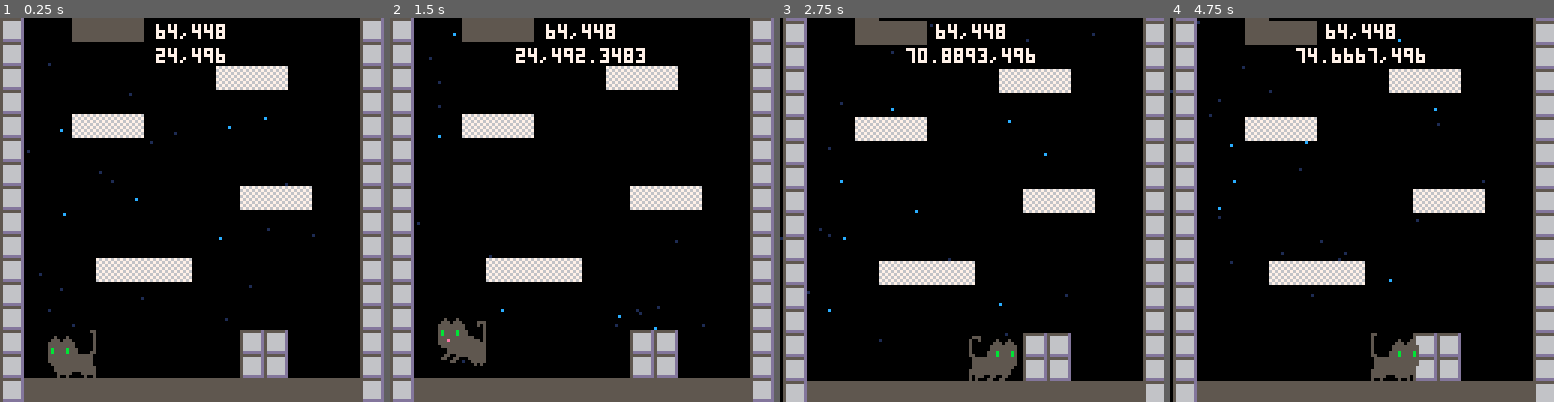
Above: before the commit, frames 1-4 (left to right).
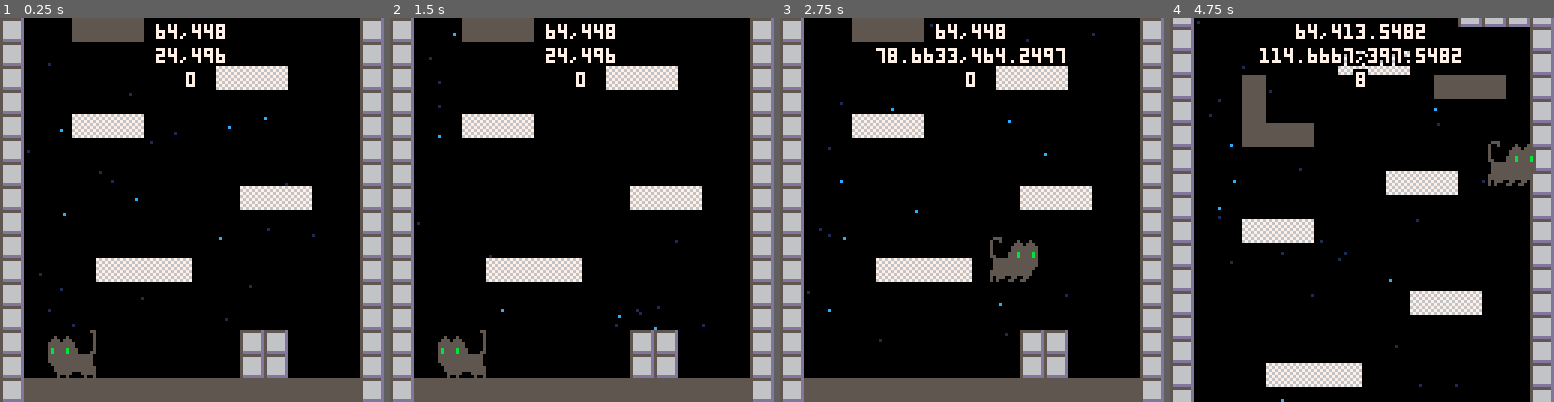
Above: after the commit, the same moments.

Repository: nicholasmueller76/Saturns-Rings
Game: PICO-8 cartridge saturns_rings.p8
The game is run twice, just before and just after one commit, with the same random seed, the same clock (stepped at 60 frames per second) and the same inputs.
Inputs:
- Up to frame 1 (0.25 s): no input
- Up to frame 2 (1.5 s): tap X (X key) at 0.33, 1.07 s; tap O (Z key) at 0.7 s
- Up to frame 3 (2.75 s): hold Right 1.6-2.1 s; tap O (Z key) at 1.7, 2.1, 2.5 s; tap X (X key) at 1.85 s; hold Right from 2.47 s (still down)
- Up to frame 4 (4.75 s): tap O (Z key) every 0.4 s from 2.9 to 4.5 s; tap X (X key) at 2.97, 4.08 s; release Right at 3.03 s; hold Left 3.08-3.58 s; hold Down 3.63-3.97 s; hold Right 4.02-4.68 s

The runs differ from the first frame. In frame 1, less than 0.1% of the frame differs, in the area x 48-51%, y 14-18%; in frame 2, 1.8%; in frame 3, 14%; in frame 4, 32%, in the area x 0-100%, y 0-100%.

Commit message:
world's worst dash
it's kinda more like a double jump right now but whatever

Diff:
--- a/main.lua
+++ b/main.lua
@@ -30,6 +30,8 @@
 --state. use this instead of
 --_init()
 function reset()
+    --remove delay for btnp
+    poke(0X5f5c, 255)
     ticks=0
     p1=m_player(24,496)
     p1:set_anim("walk")
@@ -52,8 +54,6 @@
     objs.interact()
     p1:update()
     cam:update()
-    --demo camera shake
-    if(btnp(4))cam:shake(15,2)
 end
 
 function _draw()
@@ -67,4 +67,5 @@
     camera(0,0)
     printc(cam.pos.x..","..cam.pos.y,64,4,7,0,0)
     printc(p1.x..","..p1.y,64,12,7,0,0)
+    printc(tostr(p1.dash_hold_time),64,20,7,0,0)
 end
--- a/player.lua
+++ /dev/null
@@ -1,301 +0,0 @@
--->8
---player functions
-
---make the player
-function m_player(x,y)
-
-  --todo: refactor with m_vec.
-  local p=
-  {
-    x=x,
-    y=y,
-
-    dx=0,
-    dy=0,
-
-    w=16,
-    h=16,
-
-    max_dx=1,--max x speed
-    max_dy=2,--max y speed
-
-    max_dash_dx=6,--max x speed while dashing
-    max_dash_dy=6,--max y speed while dashing
-
-    jump_speed=-1.75,--jump velocity
-    acc=0.05,--acceleration
-    dcc=0.8,--decceleration
-    air_dcc=1,--air decceleration
-    grav=0.15,
-
-    dash_speed=4,--dash velocity
-    can_dash = true,
-
-    --helper for more complex
-    --button press tracking.
-    --todo: generalize button index.
-    jump_button=
-    {
-        update=function(self)
-            --start with assumption
-            --that not a new press.
-            self.is_pressed=false
-            if btn(5) then
-                if not self.is_down then
-                    self.is_pressed=true
-                end
-                self.is_down=true
-                self.ticks_down+=1
-            else
-                self.is_down=false
-                self.is_pressed=false
-                self.ticks_down=0
-            end
-        end,
-        --d
-        is_pressed=false,--pressed this frame
-        is_down=false,--currently down
-        ticks_down=0,--how long down
-    },
-
-    jump_hold_time=0,--how long jump is held
-    min_jump_press=5,--min time jump can be held
-    max_jump_press=15,--max time jump can be held
-
-    jump_btn_released=true,--can we jump again?
-    grounded=false,--on ground
-
-    airtime=0,--time since grounded
-
-    dash_button=
-    {
-        update=function(self)
-            --start with assumption
-            --that not a new press.
-            self.is_pressed=false
-            if btn(4) then
-                if not self.is_down then
-                    self.is_pressed=true
-                end
-                self.is_down=true
-                self.ticks_down+=1
-            else
-                self.is_down=false
-                self.is_pressed=false
-                self.ticks_down=0
-            end
-        end,
-        --d
-        is_pressed=false,--pressed this frame
-        is_down=false,--currently down
-        ticks_down=0,--how long down
-    },
-
-    --animation definitions.
-    --use with set_anim()
-    anims=
-    {
-        ["stand"]=
-        {
-            ticks=30,--how long is each frame shown.
-            frames={1,3,5},--what frames are shown.
-        },
-        ["walk"]=
-        {
-            ticks=5,
-            frames={7,37},
-        },
-        ["jump"]=
-        {
-            ticks=15,
-            frames={37,39},
-        },
-        ["slide"]=
-        {
-            ticks=11,
-            frames={35,39},
-        },
-    },
-
-    curanim="walk",--currently playing animation
-    curframe=1,--curent frame of animation.
-    animtick=0,--ticks until next frame should show.
-    flipx=false,--show sprite be flipped.
-
-    --request new animation to play.
-    set_anim=function(self,anim)
-      if(anim==self.curanim)return--early out.
-      local a=self.anims[anim]
-      self.animtick=a.ticks--ticks count down.
-      self.curanim=anim
-      self.curframe=1
-    end,
-
-    --call once per tick.
-    update=function(self)
-
-      --track button presses
-      local bl=btn(0) --left
-      local br=btn(1) --right
-
-      --move left/right
-      if bl==true then
-        self.dx-=self.acc
-        br=false--handle double press
-      elseif br==true then
-        self.dx+=self.acc
-      else
-        if self.grounded then
-          self.dx*=self.dcc
-        else
-          self.dx*=self.air_dcc
-        end
-      end
-
-      --limit walk speed
-      self.dx=mid(-self.max_dx,self.dx,self.max_dx)
-
-      --move in x
-      self.x+=self.dx
-
-      --hit walls
-      collide_side(self)
-
-      --jump buttons
-      self.jump_button:update()
-
-      --jump is complex.
-      --we allow jump if:
-      --    on ground
-      --    recently on ground
-      --    pressed btn right before landing
-      --also, jump velocity is
-      --not instant. it applies over
-      --multiple frames.
-      if self.jump_button.is_down then
-        --is player on ground recently.
-        --allow for jump right after
-        --walking off ledge.
-        local on_ground=(self.grounded or self.airtime<5)
-        --was btn presses recently?
-        --allow for pressing right before
-        --hitting ground.
-        local new_jump_btn=self.jump_button.ticks_down<10
-        --is player continuing a jump
-        --or starting a new one?
-        if self.jump_hold_time>0 or (on_ground and new_jump_btn) then
-          if(self.jump_hold_time==0)sfx(snd.jump)--new jump snd
-          self.jump_hold_time+=1
-          --keep applying jump velocity
-          --until max jump time.
-          if self.jump_hold_time<self.max_jump_press then
-            self.dy=self.jump_speed--keep going up while held
-          end
-        end
-      else
-          self.jump_hold_time=0
-      end
-
-      self.dash_button:update()
-
-      --dash is complex.
-      --dash can be done in midair
-      --but only once before needing to refresh
-      --refresh happens when hitting the ground
-      --also, dash velocity is
-      --not instant. it applies over
-      --multiple frames.
-      if self.dash_button.is_down then
-        --is player on ground recently.
-        --or shortly after walking off ledge.
-        local on_ground=(self.grounded or self.airtime<5)
-        --refresh dash
-        if(on_ground) self.can_dash = true
-        --was btn presses recently?
-        --allow for pressing right before
-        --hitting ground.
-        local new_dash_btn=self.dash_button.ticks_down<10
-        --is player continuing a dash
-        --or starting a new one?
-        if on_ground and new_jump_btn then
-          sfx(snd.jump)--new jump snd
-          --keep applying dash velocity
-          --until max dash time.
-          if self.jump_hold_time<self.max_jump_press then
-            self.dy=self.jump_speed--keep going up while held
-          end
-        end
-      else
-          self.jump_hold_time=0
-      end
-
-      --move in y
-      self.dy+=self.grav
-      self.dy=mid(-self.max_dy,self.dy,self.max_dy)
-      self.y+=self.dy
-
-      --floor
-      if not collide_floor(self) then
-        self:set_anim("jump")
-        self.grounded=false
-        self.airtime+=1
-      end
-
-      --roof
-      collide_roof(self)
-
-      --handle playing correct animation when
-      --on the ground.
-      if self.grounded then
-        if br then
-          if self.dx<0 then
-              --pressing right but still moving left.
-              self:set_anim("slide")
-          else
-              self:set_anim("walk")
-          end
-        elseif bl then
-          if self.dx>0 then
-            --pressing left but still moving right.
-            self:set_anim("slide")
-          else
-            self:set_anim("walk")
-          end
-        else
-          self:set_anim("stand")
-        end
-      end
-
-      --flip
-      if bl then
-        self.flipx=false
-      elseif br then
-        self.flipx=true
-      end
-
-      --anim tick
-      self.animtick-=1
-      if self.animtick<=0 then
-        self.curframe+=1
-        local a=self.anims[self.curanim]
-        self.animtick=a.ticks--reset timer
-        if self.curframe>#a.frames then
-            self.curframe=1--loop
-        end
-      end
-    end,
-
-    --draw the player
-    draw=function(self)
-      local a=self.anims[self.curanim]
-      local frame=a.frames[self.curframe]
-      spr(frame,
-        self.x-(self.w/2),
-        self.y-(self.h/2),
-        self.w/8,self.h/8,
-        self.flipx,
-        false)
-    end,
-  }
-  return p
-end
--- a/saturns_rings.p8
+++ b/saturns_rings.p8
@@ -11,17 +11,13 @@
     dy=0,
     w=16,
     h=16,
-    objs=0,
     max_dx=1,--max x speed
     max_dy=2,--max y speed
-    max_dash_dx=6,--max x speed while dashing
-    max_dash_dy=6,--max y speed while dashing
     jump_speed=-1.75,--jump velocity
     acc=0.05,--acceleration
     dcc=0.8,--decceleration
     air_dcc=1,--air decceleration
     grav=0.15,
-    dash_speed=4,--dash velocity
     jump_button=
     {
         update=function(self)
@@ -45,10 +41,34 @@
     jump_hold_time=0,--how long jump is held
     min_jump_press=5,--min time jump can be held
     max_jump_press=15,--max time jump can be held
-    jump_btn_released=true,--can we jump again?
     grounded=false,--on ground
     airtime=0,--time since grounded
 
+    dash_button=
+    {
+        update=function(self)
+            self.is_pressed=false
+            if btn(4) then
+                if not self.is_down then
+                    self.is_pressed=true
+                end
+                self.is_down=true
+                self.ticks_down+=1
+            else
+                self.is_down=false
+                self.is_pressed=false
+                self.ticks_down=0
+            end
+        end,
+        is_pressed=false,--pressed this frame
+        is_down=false,--currently down
+        ticks_down=0,--how long down
+    },
+    dash_hold_time=0,--how long dash is held
+    max_dash_press=7,--max time dash can be held
+    max_dash_dx=6,--max x speed while dashing
+    max_dash_dy=6,--max y speed while dashing
+    dash_speed=-6,--dash velocity
     anims=
     {
         ["stand"]=
@@ -117,13 +137,34 @@
       else
           self.jump_hold_time=0
       end
+      if btnp(4) and
+      not self.grounded and
+      self.dash_hold_time==0 then
+          cam:shake(15,2)
+      end
+      self.dash_button:update()
+      if self.dash_button.is_down then
+        if not self.grounded then
+          if(self.dash_hold_time==0)sfx(snd.jump)--new jump snd
+          self.dash_hold_time+=1
+          if self.dash_hold_time<self.max_dash_press then
+            self.dy=self.dash_speed
+          end
+        end
+      end
       self.dy+=self.grav
-      self.dy=mid(-self.max_dy,self.dy,self.max_dy)
+      if self.dash_hold_time<0 then
+        self.dy=mid(-self.max_dash_dy,self.dy,self.max_dash_dy)
+      else
+        self.dy=mid(-self.max_dy,self.dy,self.max_dy)
+      end
       self.y+=self.dy
       if not collide_floor(self) then
         self:set_anim("jump")
         self.grounded=false
         self.airtime+=1
+      else
+        self.dash_hold_time=0
       end
       collide_roof(self)
       if self.grounded then
@@ -373,6 +414,7 @@
   bgm=0
 }
 function reset()
+    poke(0X5f5c, 255)
     ticks=0
     p1=m_player(24,496)
     p1:set_anim("walk")
@@ -388,7 +430,6 @@
     objs.interact()
     p1:update()
     cam:update()
-    if(btnp(4))cam:shake(15,2)
 end
 function _draw()
     cls(0)
@@ -400,6 +441,7 @@
     camera(0,0)
     printc(cam.pos.x..","..cam.pos.y,64,4,7,0,0)
     printc(p1.x..","..p1.y,64,12,7,0,0)
+    printc(tostr(p1.dash_hold_time),64,20,7,0,0)
 end
 __gfx__
 0000000000000000000000550000000000000550000000000000000000000000000000000000000000000000000000000000000000000000000000005555555d
--- a/src/player.lua
+++ b/src/player.lua
@@ -16,21 +16,14 @@
     w=16,
     h=16,
 
-    objs=0,
-
     max_dx=1,--max x speed
     max_dy=2,--max y speed
-
-    max_dash_dx=6,--max x speed while dashing
-    max_dash_dy=6,--max y speed while dashing
 
     jump_speed=-1.75,--jump velocity
     acc=0.05,--acceleration
     dcc=0.8,--decceleration
     air_dcc=1,--air decceleration
     grav=0.15,
-
-    dash_speed=4,--dash velocity
 
     --helper for more complex
     --button press tracking.
@@ -63,10 +56,40 @@
     min_jump_press=5,--min time jump can be held
     max_jump_press=15,--max time jump can be held
 
-    jump_btn_released=true,--can we jump again?
     grounded=false,--on ground
 
     airtime=0,--time since grounded
+
+    dash_button=
+    {
+        update=function(self)
+            --start with assumption
+            --that not a new press.
+            self.is_pressed=false
+            if btn(4) then
+                if not self.is_down then
+                    self.is_pressed=true
+                end
+                self.is_down=true
+                self.ticks_down+=1
+            else
+                self.is_down=false
+                self.is_pressed=false
+                self.ticks_down=0
+            end
+        end,
+        --d
+        is_pressed=false,--pressed this frame
+        is_down=false,--currently down
+        ticks_down=0,--how long down
+    },
+
+    dash_hold_time=0,--how long dash is held
+    max_dash_press=7,--max time dash can be held
+
+    max_dash_dx=6,--max x speed while dashing
+    max_dash_dy=6,--max y speed while dashing
+    dash_speed=-6,--dash velocity
 
     --animation definitions.
     --use with set_anim()
@@ -173,9 +196,43 @@
           self.jump_hold_time=0
       end
 
+      --shake camera during a dash
+      if btnp(4) and
+      not self.grounded and
+      self.dash_hold_time==0 then
+          cam:shake(15,2)
+      end
+
+      self.dash_button:update()
+
+      --dash is complex.
+      --dash can be done in midair
+      --but only once before needing to refresh
+      --refresh happens when hitting the ground
+      --also, dash velocity is
+      --not instant. it applies over
+      --multiple frames.
+      if self.dash_button.is_down then
+        --is player continuing a dash
+        --or starting a new one?
+        if not self.grounded then
+          if(self.dash_hold_time==0)sfx(snd.jump)--new jump snd
+          self.dash_hold_time+=1
+          --keep applying dash velocity
+          --until max dash time.
+          if self.dash_hold_time<self.max_dash_press then
+            self.dy=self.dash_speed
+          end
+        end
+      end
+
       --move in y
       self.dy+=self.grav
-      self.dy=mid(-self.max_dy,self.dy,self.max_dy)
+      if self.dash_hold_time<0 then
+        self.dy=mid(-self.max_dash_dy,self.dy,self.max_dash_dy)
+      else
+        self.dy=mid(-self.max_dy,self.dy,self.max_dy)
+      end
       self.y+=self.dy
 
       --floor
@@ -183,6 +240,8 @@
         self:set_anim("jump")
         self.grounded=false
         self.airtime+=1
+      else
+        self.dash_hold_time=0
       end
 
       --roof
Not shown, removed: pico8-stitcher/README.md
